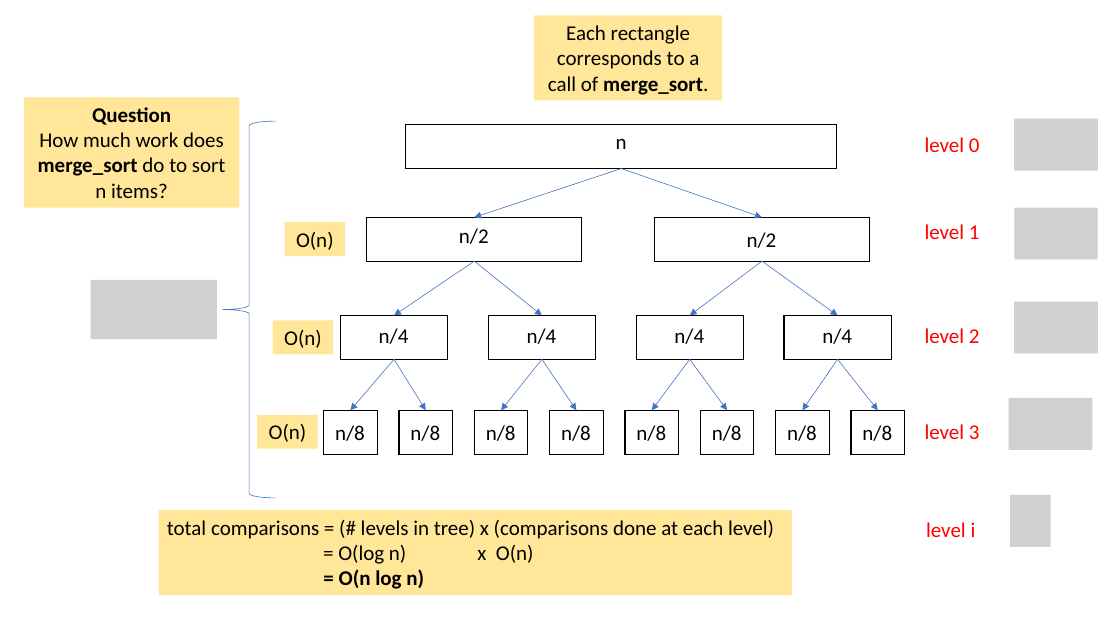
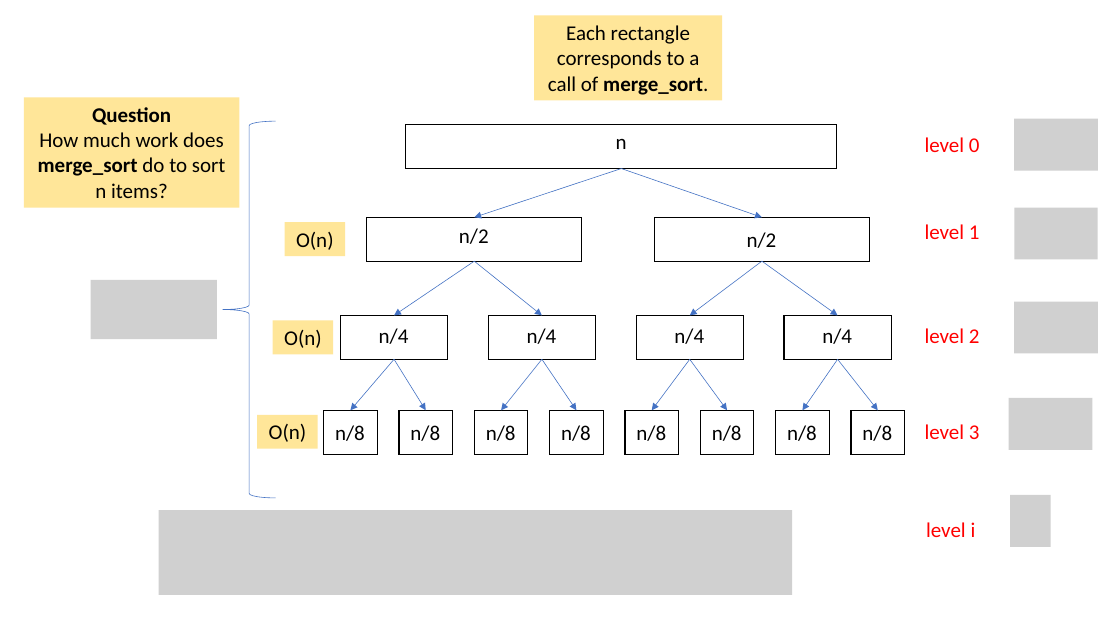
Before and after one commit to tjd1234/cmpt225fall2023, a slide deck: slide 41 of lecture_notes/week9/week9_sorting.pptx. Drawn at 1120x630 pixels with LibreOffice and Linux fonts; fonts in the diff are those of the drawing; grey boxes stand for pictures. Boxes give left, top, right and bottom in pixels: in the first picture for what was removed or moved away, otherwise in the second. Text is boxed around its words. In the diff, an @@ line names an element or a change of style, - is before the commit and + after.

```diff
--- a/lecture_notes/week9/week9_sorting.pptx
+++ b/lecture_notes/week9/week9_sorting.pptx
@@ rectangle removed at box(159, 510, 792, 595) @@
-total comparisons = (# levels in tree) x (comparisons done at each level)
-= O(log n) x O(n)
-= O(n log n)
@@ picture added at box(159, 510, 792, 595) @@
```
Also in this commit, not shown: 27 other slides changed, 3 slides added, 1 slide removed, 2 other files.
